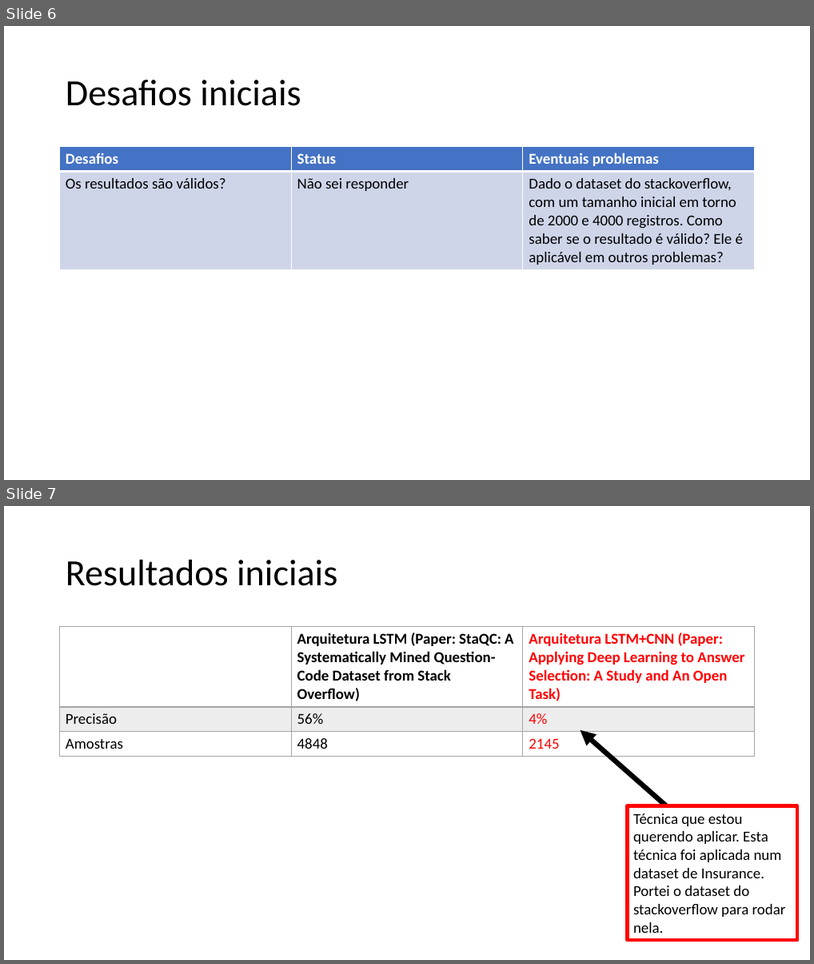
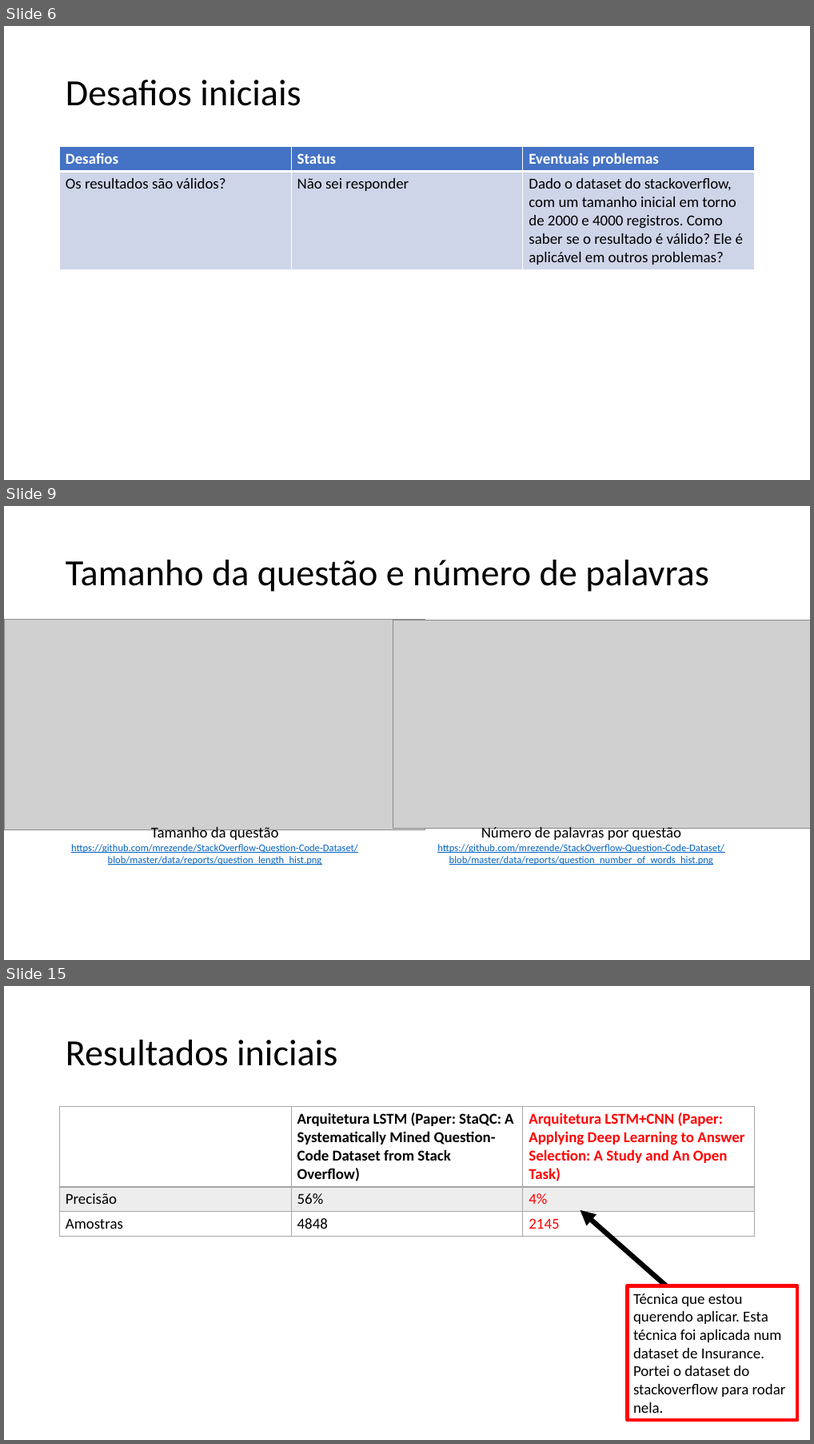
Before and after one commit to mrezende/Question-Answer-Selection, a slide deck: draft/presentation_draft.pptx. Shown one above the other, each under a label of ours: slides 6 and 7 before the commit, slides 6, 9 and 15 after it; the slides between them are not shown. The pictures are 814x964 and 814x1444 pixels, drawn with LibreOffice and Linux fonts; fonts in the diff are those of the drawing; grey boxes stand for pictures. Boxes give left, top, right and bottom in pixels: in the first picture for what was removed or moved away, otherwise in the second. Text is boxed around its words. In the diff, an @@ line names an element or a change of style, - is before the commit and + after.

Commit message:
add word2vec similar words. Deep Learning Model Example. Parameters explained

```diff
--- a/draft/presentation_draft.pptx
+++ b/draft/presentation_draft.pptx
@@ slide 9 added at bbox=[4, 506, 810, 960], background #FFFFFF @@
@@ title added at bbox=[66, 560, 710, 592], 44 pt, text #000000 @@
+Tamanho da questão e número de palavras
@@ picture added at bbox=[4, 619, 425, 830] @@
@@ picture added at bbox=[394, 620, 810, 828] @@
@@ text added at bbox=[71, 827, 358, 864], 12 pt, text #0563C1, underline @@
+Tamanho da questão
+https://github.com/mrezende/StackOverflow-Question-Code-Dataset/blob/master/data/reports/question_length_hist.png
@@ text added at bbox=[438, 825, 725, 864], 12 pt, text #0563C1, underline @@
+Número de palavras por questão
+https://github.com/mrezende/StackOverflow-Question-Code-Dataset/blob/master/data/reports/question_number_of_words_hist.png
@@ what was slide 7 is now slide 15 @@
```
Also in this commit, not shown: 2 slides changed, 7 other slides added, 1 other file.
